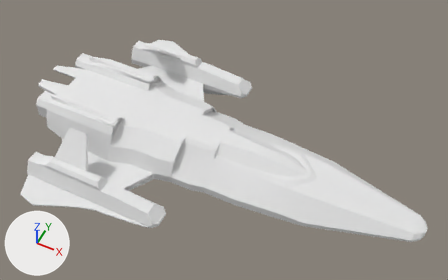
An edit to the OBJ model models/spaceship.obj, drawn before and after from the same camera.
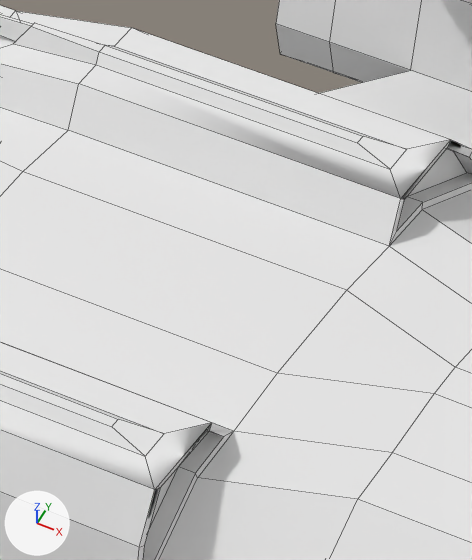
Old and new are each drawn whole from a 50 mm lens placed at (12.34, -34.46, 23.69), pointed at (3.06, -15.89, 0.48) and again close up on the part from 20% to 36% of the width and 20% to 49% of the height. Every picture has the same lights, and +X, +Y and +Z are marked at lower left. The close-ups show mesh edges as thin lines. Where no turn or scale is listed for an object, it has been applied to the vertices. Vertices at the same position are counted once.

The first close-up shows 'Cube.008_Cube.014'.
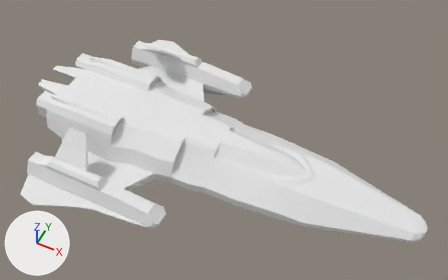
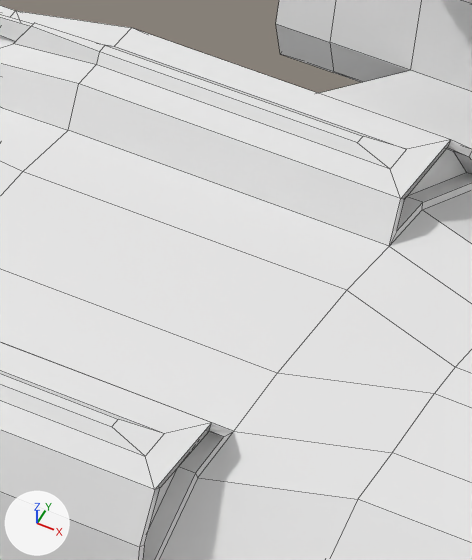
The newer file is also turned or shifted as a whole; pictures and numbers use the older file's frame.

What changed in the scene script:
```text
Change me_cube_008_cube_014:
    used by ob_cube_008_cube_014; location = (0.0, 0.0, 0.0)
    remove me_cube_008_cube_014.from_pydata(...)  # 731 vertices, 692 faces, 4 loose edges; spans x -7.5..13.5, y -22.9..-9.4, z -1.3..1.9
    add me_cube_008_cube_014.from_pydata(...)  # 729 vertices, 692 faces; spans x -7.5..13.5, y -22.9..-9.4, z -1.3..1.9
    me_cube_008_cube_014 part 1
    2 vertices are removed from x 6.3, y -16.9..-15.4, z 0.7
    97 faces are deleted
    4 loose edges are deleted
    6 vertices move within x 0.6..2.2, y -18.9..-10.9, z -0.5..-0.1
    39 new faces join them, mat_material_008_hull43s_jpg (its picture is missing)
    1 new face joins them, mat_material_008_hull41s_jpg (its picture is missing)
    16 new faces join them, mat_material_008_hull37s_jpg (its picture is missing)
    28 new faces join them, mat_material_008_lighttrack3_jpg (its picture is missing)
    5 new faces join them, mat_material_008_sci_fi_wall_texture_07_jpg_002 (its picture is missing)
    2 new faces join them, mat_material_008_sci_fi_wall_texture_08_jpg_002 (its picture is missing)
    2 new faces join them, mat_material_008_hull30s_jpg (its picture is missing)
    1 new face joins them, mat_material_008_hull31s_jpg (its picture is missing)
    3 new faces join them, mat_material_008_none (white #e7e7e7)
    me_cube_008_cube_014 part 2
    7 faces are deleted
    7 new faces join them, mat_material_008_lighttrack3_jpg (its picture is missing)
    me_cube_008_cube_014 part 3: 169 faces spanning x -6.6..7.4, y -22.9..-9.4, z -1.3..1.4 switch from mat_material_008_none (white #e7e7e7) to mat_material_008_hull43s_jpg (its picture is missing)
```

Boxes (x1, y1, x2, y2) around the edits, measured in the close-ups (472 x 560 px; the box of a moved part takes in the faces that stretch with it):
part 1 of me_cube_008_cube_014, moved or reshaped: (0, 430, 160, 560) in both
part 2 of me_cube_008_cube_014, moved or reshaped: (0, 15, 33, 42) in both
part 3 of me_cube_008_cube_014, recoloured: (144, 140, 472, 560) in both
